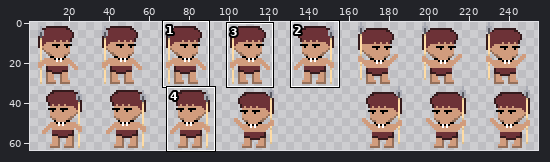
Sprite sheet, stored at bin/enemy/idle.png. Above: a wide view before the commit, with the close-up outlined.
Close-up. Before the edit:
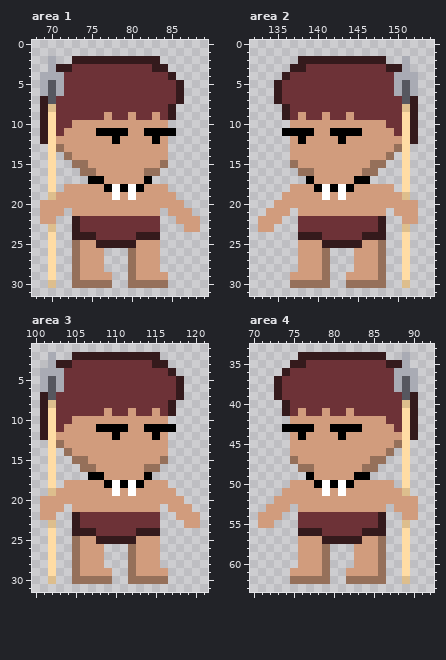
The file is 256x64 pixels. Shown: area 1: x 68..89, y 0..31; area 2: x 132..154, y 0..31; area 3: x 100..121, y 1..31; area 4: x 70..92, y 33..63. The old version is drawn lined up with the new one. The wide view leaves out empty margins. The commit also changed other parts of the picture, which this record leaves out.
And afterwards:
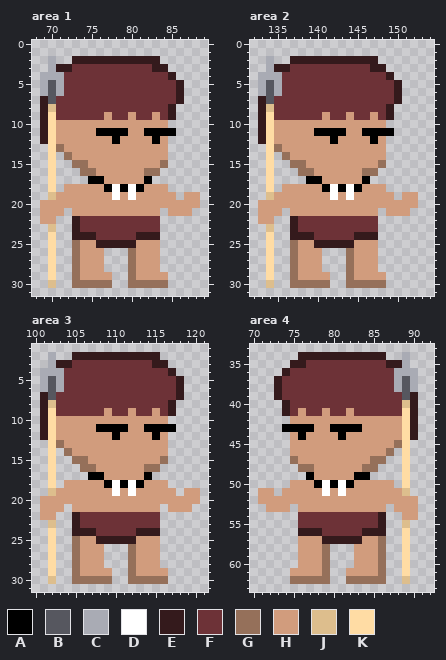
Palette (. is transparent): A #000000  B #56575f  C #a9abb4  D #ffffff  E #341a1c  F #6d3237  G #95705a  H #d19c7d  J #ddbe8d  K #ffdca4
Difference:
drawings rearranged on the sheet (the old picture shows each at its new place; 1 dropped ones are not shown)
Changed rows in their new state; - is an unchanged pixel.
Area 1:
first column x 71:
10 HH
11 H-
first column x 86:
19 -HH
20 -HH
22 ...
23 -..
Area 2:
first column x 133:
 2 -C--E----------.--.-
 3 -CEEFF--------EE...-
 4 CCCF------------E...
 5 CBC--------------E..
 6 CBC--------------E..
 7 EBF--------------E..
 8 EJFF------------E...
 9 EKFF-F--------H-E...
10 EKHH------------....
11 EKHHHHHAA--HHAAAA...
12 EKHH-H---AH---A-....
13 -KGH------------...-
14 -K-G------------.-.-
15 -K---G--------H---.-
16 -K----------------.-
17 -K-----A----H-----.-
18 -K-H---HADADA---.-.-
19 -JH-----HDHD-----.HH
20 HH------------------
21 H--.H----------.H--.
22 --.-E----------.--..
23 .J--E----------.--.-
24 -K--E--F----E--.--.-
25 -K--G--E----H--.--.-
26 -K--G---.--G---.--.-
27 -K--G---.--G---.--.-
28 -K--G---.--G---.--.-
29 -K--G---H--G---H--.-
30 -J----------------.-
Area 3:
first column x 103:
10 HH
11 H-
first column x 118:
19 -HH
20 -HH
22 ...
23 -..
Area 4:
first column x 87:
42 HH
43 -H
first column x 71:
51 HH-
52 HH-
54 ...
55 ..-
Where, in picture pixels (left, top, right, bottom), the same in both close-ups:
changed: (56, 120, 72, 136)
changed: (176, 192, 200, 232)
changed: (258, 56, 418, 288)
changed: (56, 416, 72, 432)
changed: (176, 488, 200, 528)
changed: (386, 416, 402, 432)
changed: (258, 488, 282, 528)
